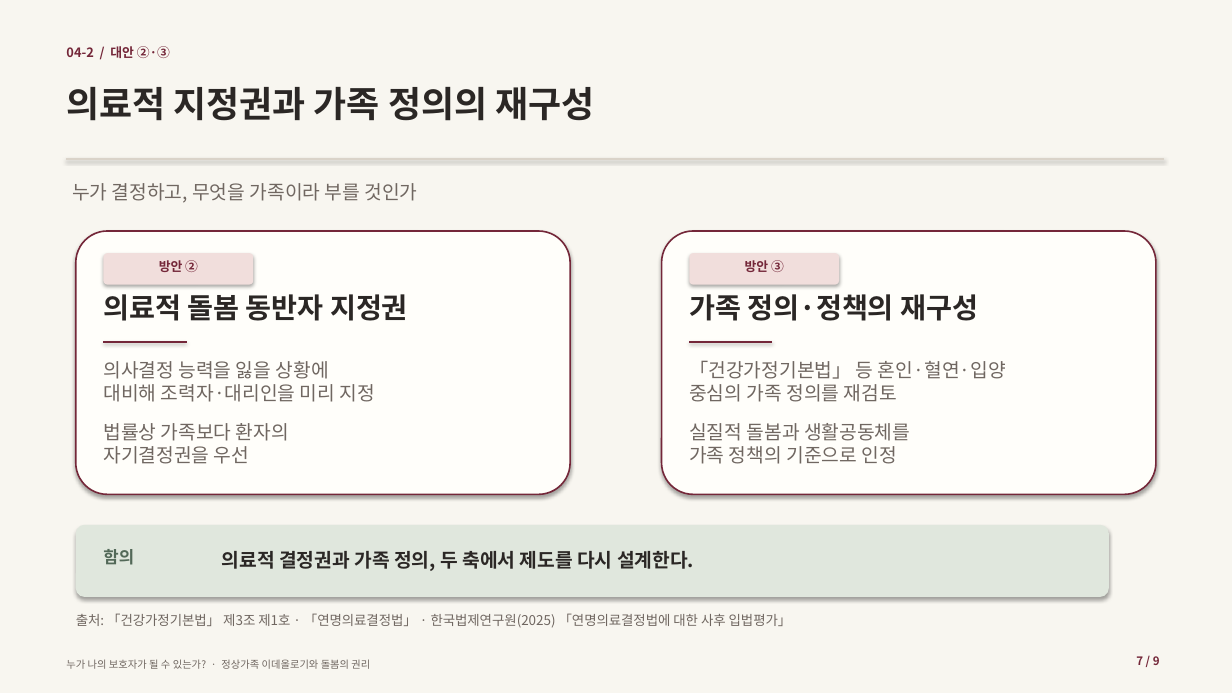
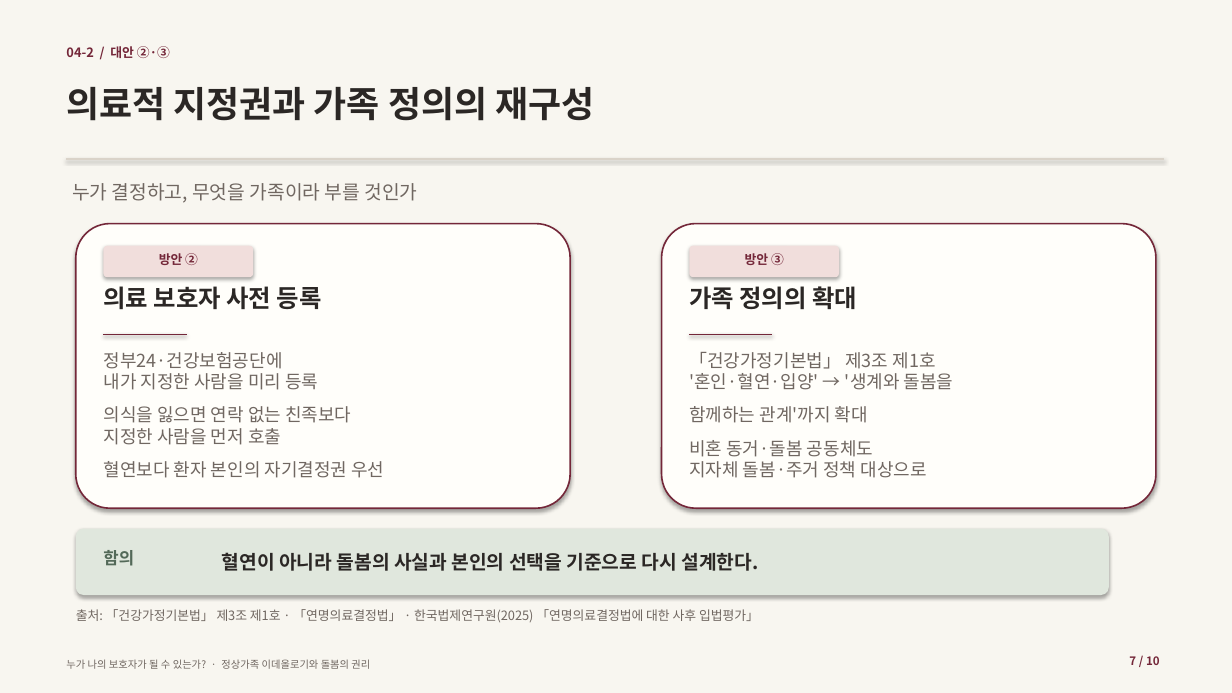
Before and after one commit to metapokim/tapo-archive, a slide deck: slide 7 of files/gender_guardian_presentation_20261203.pptx. Drawn at 1232x693 pixels with LibreOffice and Linux fonts; fonts in the diff are those of the drawing. Boxes give left, top, right and bottom in pixels: in the first picture for what was removed or moved away, otherwise in the second. Text is boxed around its words. In the diff, an @@ line names an element or a change of style, - is before the commit and + after.

```diff
--- a/files/gender_guardian_presentation_20261203.pptx
+++ b/files/gender_guardian_presentation_20261203.pptx
@@ rounded rectangle: place and size @@
-rounded rectangle at (76, 231, 570, 494)
+rounded rectangle at (76, 224, 570, 508)
@@ rounded rectangle: place and size @@
-rounded rectangle at (662, 231, 1156, 494)
+rounded rectangle at (662, 224, 1156, 508)
@@ text "방안 ②": place and size @@
-text "방안 ②" at (159, 260, 198, 272)
+text "방안 ②" at (159, 253, 198, 265)
@@ text "방안 ③": place and size @@
-text "방안 ③" at (745, 260, 784, 272)
+text "방안 ③" at (745, 253, 784, 265)
@@ text at (103, 286, 322, 309): text changed; size 22 to 19 pt @@
-의료적 돌봄 동반자 지정권
+의료 보호자 사전 등록
@@ text at (689, 286, 857, 309): text changed; size 22 to 19 pt @@
-가족 정의·정책의 재구성
+가족 정의의 확대
@@ text at (103, 352, 384, 478): text changed; size 15 to 14 pt @@
-의사결정 능력을 잃을 상황에
-대비해 조력자·대리인을 미리 지정
-법률상 가족보다 환자의
-자기결정권을 우선
+정부24·건강보험공단에
+내가 지정한 사람을 미리 등록
+의식을 잃으면 연락 없는 친족보다
+지정한 사람을 먼저 호출
+혈연보다 환자 본인의 자기결정권 우선
@@ 2 rounded rectangles, 2 lines: place and size @@
-2 rounded rectangles, 2 lines at (104, 253, 839, 342)
+2 rounded rectangles, 2 lines at (104, 246, 839, 335)
@@ text at (689, 352, 954, 478): text changed; size 15 to 14 pt @@
-「건강가정기본법」 등 혼인·혈연·입양
-중심의 가족 정의를 재검토
-실질적 돌봄과 생활공동체를
-가족 정책의 기준으로 인정
+「건강가정기본법」 제3조 제1호
+'혼인·혈연·입양' → '생계와 돌봄을
+함께하는 관계'까지 확대
+비혼 동거·돌봄 공동체도
+지자체 돌봄·주거 정책 대상으로
@@ rounded rectangle: place and size @@
-rounded rectangle at (76, 525, 1109, 597)
+rounded rectangle at (76, 529, 1109, 595)
@@ text at (222, 552, 758, 571): text changed @@
-의료적 결정권과 가족 정의, 두 축에서 제도를 다시 설계한다.
+혈연이 아니라 돌봄의 사실과 본인의 선택을 기준으로 다시 설계한다.
@@ text "출처: 「건강가정기본법」 제3조 제1호 · ..." at (76, 609, 759, 622): size 10.5 to 10 pt @@
@@ text at (1129, 656, 1160, 665): text changed @@
-7 / 9
+7 / 10
```
Also in this commit, not shown: 7 other slides changed, 2 slides added, 1 slide removed, 2 other files.
